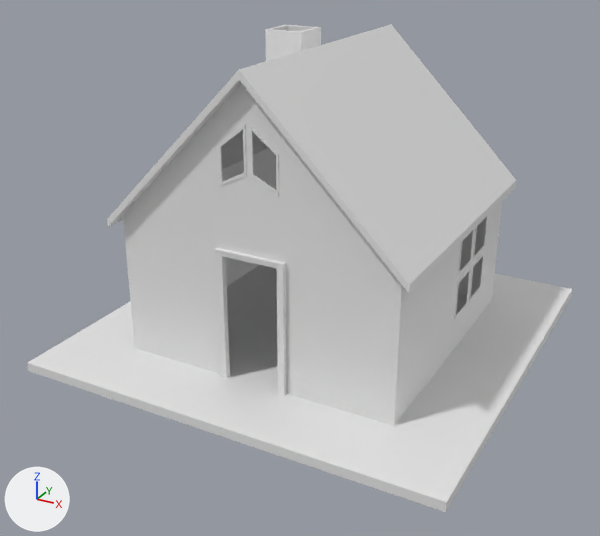
The Blender file BLENDER/House.blend as it was, and as the next commit left it.
Camera for both pictures: a 50 mm lens placed at (2.55, -5.01, 1.91), pointed at (-0.06, -0.26, -0.46). Every picture has the same lights, and +X, +Y and +Z are marked at lower left.
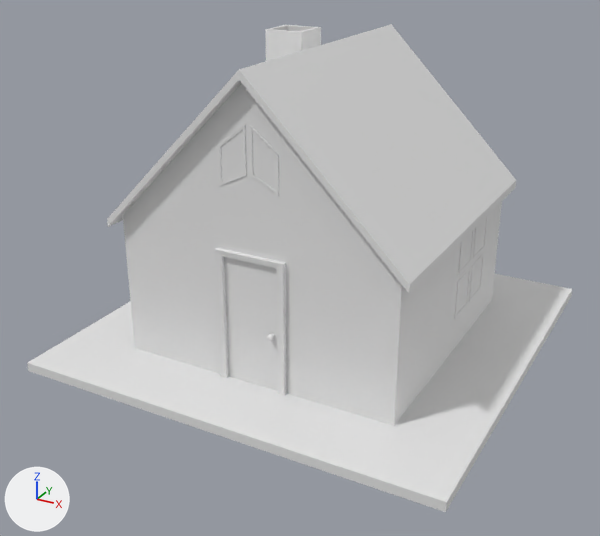
Commit message: done with house

Where the change shows, as pixel boxes (x1, y1, x2, y2) in the pictures (600 x 536 px):
'Cube.006', added
    after: (224, 257, 278, 391)
'Cylinder', added
    after: (267, 334, 275, 342)
part 1 of me_cube_001, added
    after: (456, 218, 486, 315)
part 2 of me_cube_001, added
    after: (221, 130, 276, 190)

Patch to the scene script:
```diff
--- a/BLENDER/House.blend.py
+++ b/BLENDER/House.blend.py
@@ me_cube_001 @@
 me_cube_001.from_pydata(...)  # 229 vertices, 212 faces; spans x -1.0..1.0, y -1.0..1.0, z -1.0..1.01
 # verts and faces of me_cube_001; kept vertices keep their numbers, new ones are numbered from 229
+# me_cube_001 part 1
+faces += [(47, 119, 123, 82), (36, 81, 121, 117), (66, 92, 124, 120), (64, 118, 122, 91)]
+# me_cube_001 part 2
+faces += [(133, 201, 202, 205, 169, 151), (137, 155, 173, 228, 225, 224)]
@@ me_cube_002 @@
+me_cube_002.from_pydata([(0.0, -1.0, -1.0), (0.206, -1.0, -1.0), (0.0, -1.0, -0.116), (0.206, -1.0, -0.116), (-0.206, -1.0, -1.0), (-0.206, -1.0, -0.116), (0.206, -1.0, -0.739), (-0.206, -1.0, -0.739), (0.206, -1.0, -0.405), (0.206, -1.0, -0.45), (-0.206, -1.0, -0.405), (-0.206, -1.0, -0.45), (0.017, -1.0, -1.0), (0.017, -1.0, -0.116), (-0.016, -1.0, -1.0), (-0.016, -1.0, -0.116)], [], [(12, 0, 14, 4, 7, 11, 10, 5, 15, 2, 13, 3, 8, 9, 6, 1)])
@@ ob_cylinder @@
+ob_cylinder = bpy.data.objects.new('Cylinder', me_cylinder_001)  # 64 vertices, 57 faces; spans x -1.39..1.39, y -1.39..1.39, z 0.0..2.66; modifiers MIRROR, SUBSURF
+ob_cylinder.location = (0.153, -1.0, -0.599)
+ob_cylinder.rotation_euler = (1.571, 0.0, 0.0)  # degrees (90, 0, 0)
+ob_cylinder.scale = (0.0199, 0.0199, 0.0199)
@@ ob_cube_006 @@
+ob_cube_006 = bpy.data.objects.new('Cube.006', me_cube_002)
+ob_cube_006.location = (0.0, 0.0, 0.0)
```
